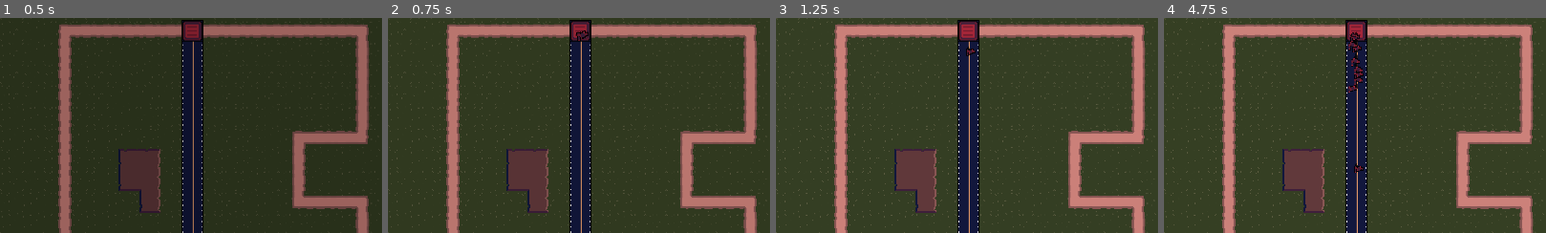
Above: before the commit, frames 1-4 (left to right).
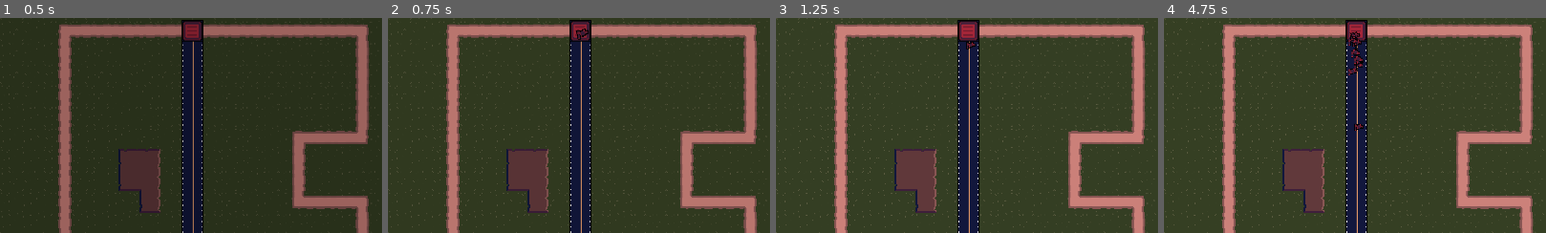
Above: after the commit, the same moments.

Repository: ClemiDouce/halloween-game-jam-2026
Game: Godot game, scene res://scenes/world.tscn
Same seed, same stepped clock (60 frames per second), same inputs: the game is played once before the commit and once after it.
Inputs (mouse positions are % of the whole screen's width and height, from its top left):
- Up to frame 1 (0.5 s): no input
- Up to frame 2 (0.75 s): tap Enter at 0.5 s; hold Up (ui_up) from 0.53 s (still down); tap D (destroy_building) at 0.6 s
- Up to frame 3 (1.25 s): keep holding Up (ui_up)
- Up to frame 4 (4.75 s): release Up (ui_up) at 1.25 s; click (13, 83) at 1.25 s; click (17, 83) at 2.02 s; click (21, 83) at 2.77 s; click (13, 90) at 3.52 s; click (17, 90) at 4.27 s
The pictures show only the part of the screen within x 37-87%, y 15-65%; the shares and areas given below are measured in that part.

Frame 1 is identical in both runs. In frame 2, 0.1% of the frame differs, in the area x 49-53%, y 4-11%; in frame 3, 0.1%; in frame 4, 0.8%, in the area x 48-53%, y 6-72%.

Commit message:
try balancing units

Diff:
--- a/data/base/player_base.tres
+++ b/data/base/player_base.tres
@@ -1,13 +1,15 @@
 [gd_resource type="Resource" script_class="BaseData" format=3 uid="uid://b4tm7uajg4ggb"]
 
 [ext_resource type="Script" uid="uid://dlpfa2ms4acpk" path="res://scripts/data/base_data.gd" id="1_ub686"]
+[ext_resource type="Texture2D" uid="uid://b8dgiga47nslb" path="res://assets/art/bullets/bullet_0003.png" id="1_xxfxs"]
 
 [resource]
 script = ExtResource("1_ub686")
 unit_name = "Player Base"
-health = 200
+health = 1000
 damage = 10
 attack_range = 50.0
-rate_of_fire = 3.0
+rate_of_fire = 2.0
+bullet_texture = ExtResource("1_xxfxs")
 body_type = 2
 metadata/_custom_type_script = "uid://dlpfa2ms4acpk"
--- a/data/units/gun_soldier.tres
+++ b/data/units/gun_soldier.tres
@@ -2,6 +2,7 @@
 
 [ext_resource type="Texture2D" uid="uid://cad8g3xo7ffw7" path="res://assets/art/icons/mech_icon.png" id="1_7vips"]
 [ext_resource type="Script" uid="uid://ctxaornc1ibjt" path="res://scripts/units/unit_ressource.gd" id="1_l8t0w"]
+[ext_resource type="Texture2D" uid="uid://b8dgiga47nslb" path="res://assets/art/bullets/bullet_0003.png" id="1_qm3sk"]
 [ext_resource type="Texture2D" uid="uid://lhh4j5y73nxr" path="res://assets/art/processed_units/mech_blue.png" id="2_x1ny7"]
 [ext_resource type="Texture2D" uid="uid://duf7vy5tiapfb" path="res://assets/art/processed_units/mech_red.png" id="3_7vips"]
 
@@ -20,7 +21,7 @@
 
 [resource]
 script = ExtResource("1_l8t0w")
-speed = 50.0
+speed = 35.0
 cost = 100
 time_to_build = 0.5
 texture = Dictionary[int, Texture]({
@@ -30,8 +31,9 @@
 input_keyboard = SubResource("InputEventKey_1g1w0")
 button_icon = ExtResource("1_7vips")
 unit_name = "Gun"
-health = 50
-damage = 20
+health = 25
+damage = 15
 attack_range = 30.0
-rate_of_fire = 1.0
+rate_of_fire = 0.5
+bullet_texture = ExtResource("1_qm3sk")
 metadata/_custom_type_script = "uid://ctxaornc1ibjt"
--- a/data/units/missile_launcher.tres
+++ b/data/units/missile_launcher.tres
@@ -2,6 +2,7 @@
 
 [ext_resource type="Script" uid="uid://ctxaornc1ibjt" path="res://scripts/units/unit_ressource.gd" id="1_3e65l"]
 [ext_resource type="Texture2D" uid="uid://8h3qbmq6rhc" path="res://assets/art/icons/missile_truck_icon.png" id="1_36fec"]
+[ext_resource type="Texture2D" uid="uid://b0a6jcfwf61l5" path="res://assets/art/bullets/bullet_0002.png" id="1_niakb"]
 [ext_resource type="Texture2D" uid="uid://cwiewhf2ek82m" path="res://assets/art/processed_units/missile_truck_blue.png" id="3_niakb"]
 [ext_resource type="Texture2D" uid="uid://bpqwjwsc666xu" path="res://assets/art/processed_units/missile_truck_red.png" id="4_gwmud"]
 
@@ -20,7 +21,7 @@
 
 [resource]
 script = ExtResource("1_3e65l")
-speed = 25.0
+speed = 20.0
 cost = 100
 texture = Dictionary[int, Texture]({
 0: SubResource("AtlasTexture_dvkc8"),
@@ -30,9 +31,10 @@
 button_icon = ExtResource("1_36fec")
 unit_name = "Missile Launcher"
 health = 10
-damage = 20
-attack_range = 150.0
+damage = 30
+attack_range = 100.0
 rate_of_fire = 2.0
+bullet_texture = ExtResource("1_niakb")
 body_type = 1
 damage_type = 1
 metadata/_custom_type_script = "uid://ctxaornc1ibjt"
--- a/data/units/small_tank.tres
+++ b/data/units/small_tank.tres
@@ -1,5 +1,6 @@
 [gd_resource type="Resource" script_class="UnitResource" format=3 uid="uid://dm0mjpsku7osy"]
 
+[ext_resource type="Texture2D" uid="uid://1qagm33kxel1" path="res://assets/art/bullets/bullet_0001.png" id="1_flxeg"]
 [ext_resource type="Texture2D" uid="uid://pypw5hc7r04a" path="res://assets/art/icons/hover_tank_icon.png" id="1_nw6ky"]
 [ext_resource type="Script" uid="uid://ctxaornc1ibjt" path="res://scripts/units/unit_ressource.gd" id="1_qqo2i"]
 [ext_resource type="Texture2D" uid="uid://dquer1qat8bvp" path="res://assets/art/processed_units/hover_tank_blue.png" id="3_nw6ky"]
@@ -20,7 +21,8 @@
 
 [resource]
 script = ExtResource("1_qqo2i")
-speed = 50.0
+speed = 25.0
+time_to_build = 2.0
 texture = Dictionary[int, Texture]({
 0: SubResource("AtlasTexture_6gab0"),
 1: SubResource("AtlasTexture_e2mna")
@@ -30,8 +32,9 @@
 unit_name = "Light Tank"
 health = 50
 damage = 20
-attack_range = 30.0
-rate_of_fire = 1.0
+attack_range = 40.0
+rate_of_fire = 1.2
+bullet_texture = ExtResource("1_flxeg")
 body_type = 1
 damage_type = 1
 metadata/_custom_type_script = "uid://ctxaornc1ibjt"
